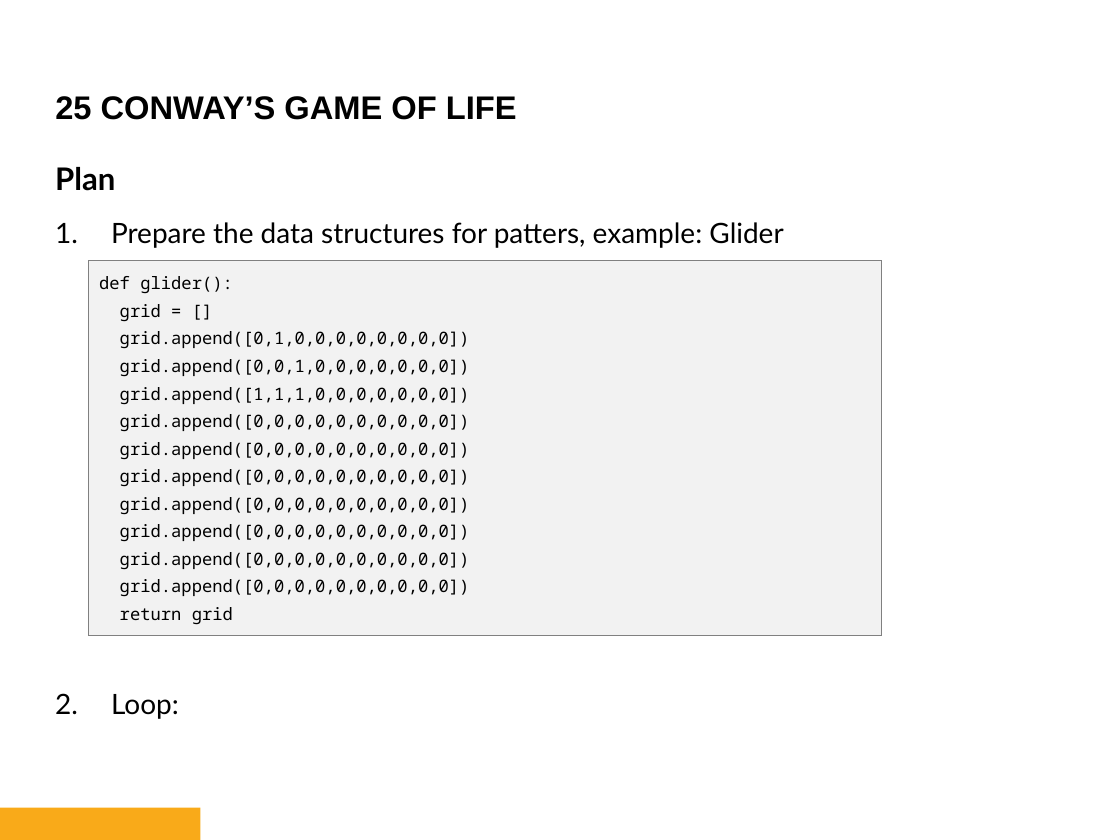
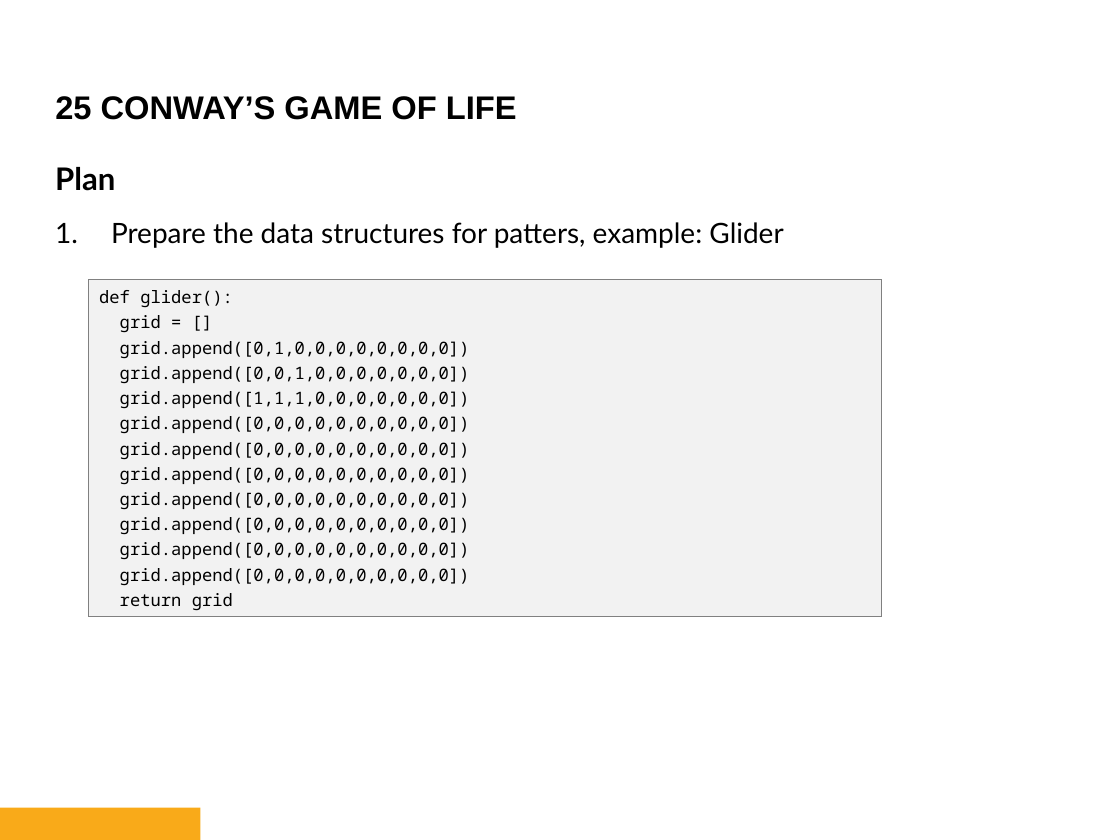
Before and after one commit to bryanbsun/pythonps, a slide deck: slide 18 of Python Problem Solver 2.pptx. Drawn at 1120x840 pixels with LibreOffice and Linux fonts; fonts in the diff are those of the drawing; background and template pictures are left out. Boxes give left, top, right and bottom in pixels: in the first picture for what was removed or moved away, otherwise in the second. Text is boxed around its words. In the diff, an @@ line names an element or a change of style, - is before the commit and + after.

```diff
--- a/Python Problem Solver 2.pptx
+++ b/Python Problem Solver 2.pptx
@@ rectangle "def glider():": place and size @@
-rectangle "def glider():" at <box>88,261,883,636</box>
+rectangle "def glider():" at <box>88,280,883,617</box>
@@ rectangle "def glider():" at <box>88,280,883,617</box>: less space between paragraphs @@
@@ text at <box>111,694,179,719</box>: paragraph removed @@
-2. Loop:
```
Also in this commit, not shown: 1 other slide changed, 13 slides added, 1 slide removed, 2 other files.
